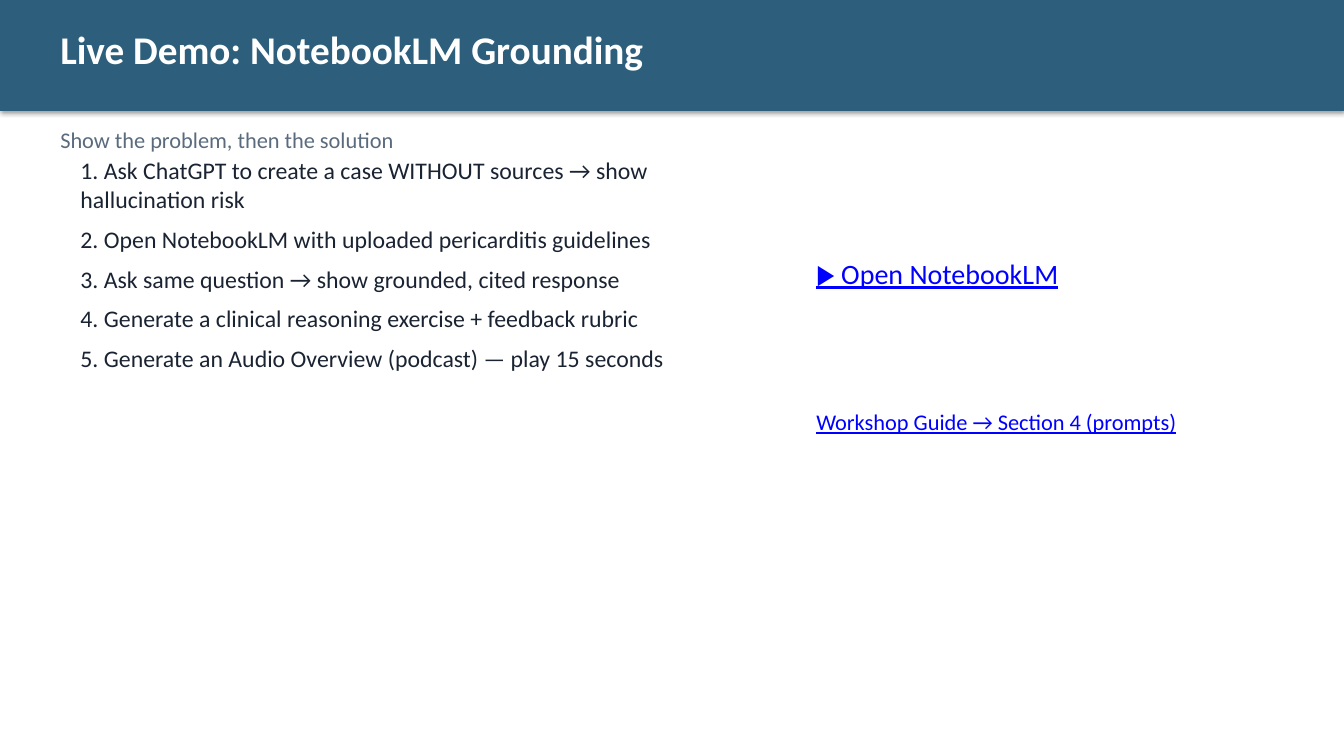
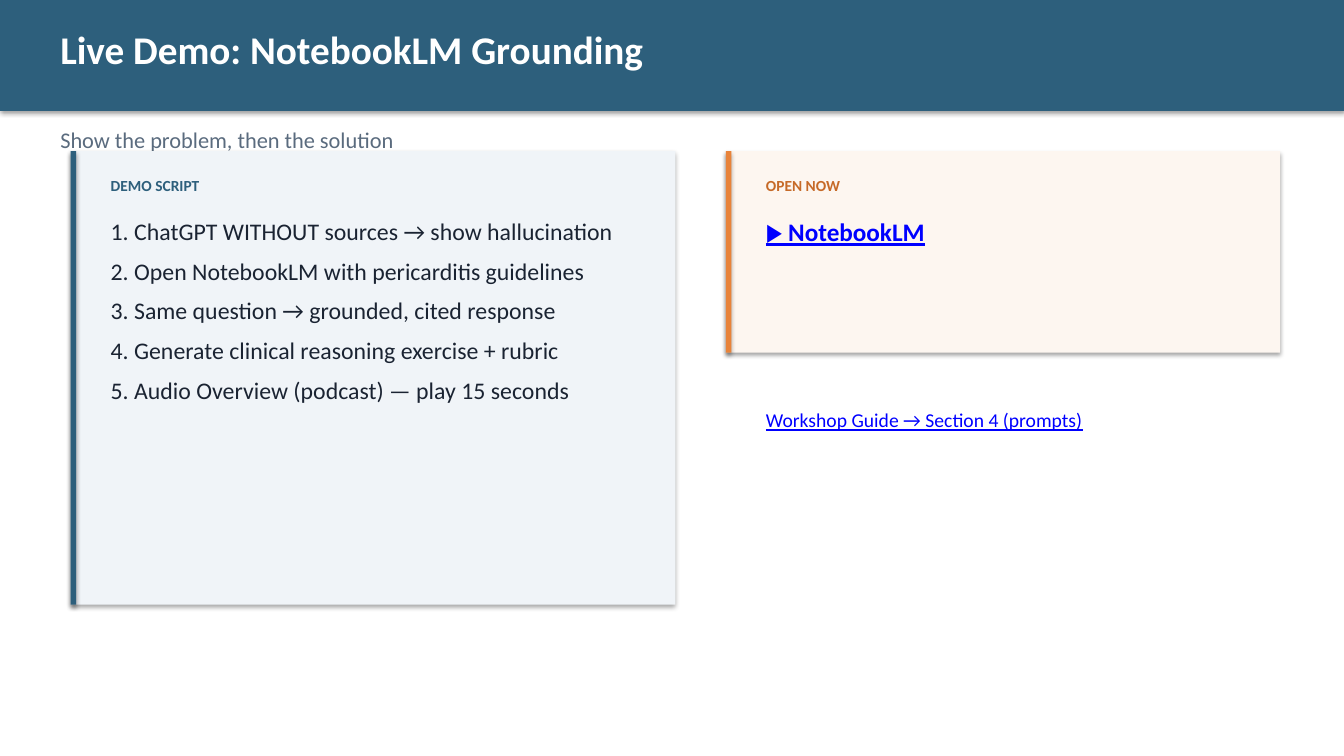
Before and after one commit to diana-brewer/digital-learning-unlocked, a slide deck: slide 14 of Digital Learning Unlocked - Slide Deck.pptx. Drawn at 1344x756 pixels with LibreOffice and Linux fonts; fonts in the diff are those of the drawing. Boxes give left, top, right and bottom in pixels: in the first picture for what was removed or moved away, otherwise in the second. Text is boxed around its words. In the diff, an @@ line names an element or a change of style, - is before the commit and + after.

Commit message:
Restyle slide deck with tables, callouts, and colored cards matching HTML design

```diff
--- a/Digital Learning Unlocked - Slide Deck.pptx
+++ b/Digital Learning Unlocked - Slide Deck.pptx
@@ rectangle added at (71,151,676,605), fill #F0F4F8 @@
@@ rectangle added at (71,151,77,605), fill #2D5F7C @@
@@ rectangle added at (726,151,1280,353), fill #FDF6F0 @@
@@ rectangle added at (726,151,732,353), fill #E8833A @@
@@ text added at (111,181,199,191), 11 pt, text #2D5F7C, bold @@
+DEMO SCRIPT
@@ text added at (766,181,840,191), 11 pt, text #C66A28, bold @@
+OPEN NOW
@@ text at (111,223,612,403): text changed @@
-1. Ask ChatGPT to create a case WITHOUT sources → show hallucination risk
-2. Open NotebookLM with uploaded pericarditis guidelines
-3. Ask same question → show grounded, cited response
-4. Generate a clinical reasoning exercise + feedback rubric
-5. Generate an Audio Overview (podcast) — play 15 seconds
+1. ChatGPT WITHOUT sources → show hallucination
+2. Open NotebookLM with pericarditis guidelines
+3. Same question → grounded, cited response
+4. Generate clinical reasoning exercise + rubric
+5. Audio Overview (podcast) — play 15 seconds
@@ text at (788,223,925,246): text changed; size 20 to 18 pt; bold on @@
-▶ Open NotebookLM
+▶ NotebookLM
@@ text "Workshop Guide → Section 4 ...": place and size @@
-text "Workshop Guide → Section 4 ..." at (816,414,1176,434)
+text "Workshop Guide → Section 4 ..." at (766,413,1082,431)
@@ text "Workshop Guide → Section 4 ..." at (766,413,1082,431): size 16 to 14 pt @@
```
Also in this commit, not shown: 20 other slides changed.
